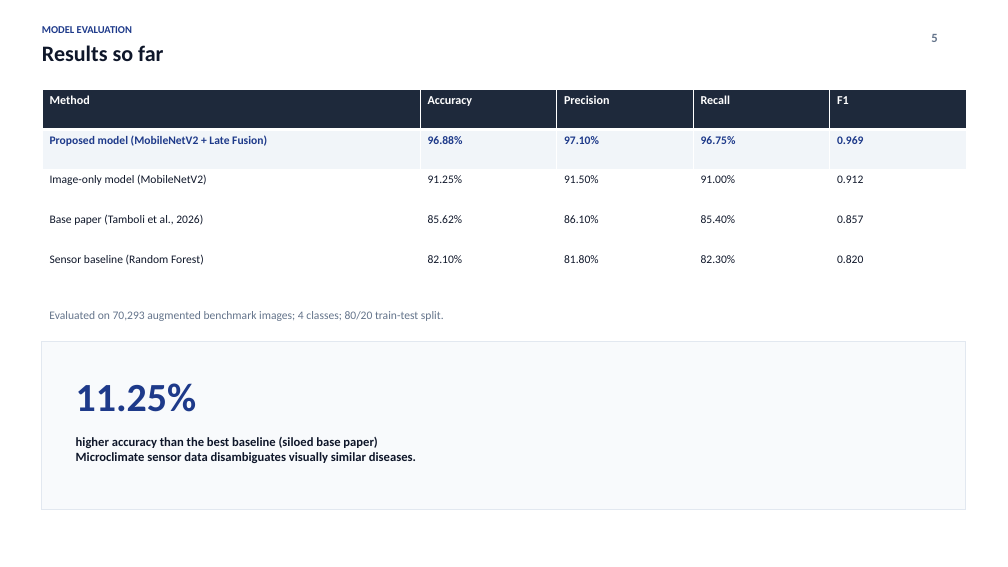
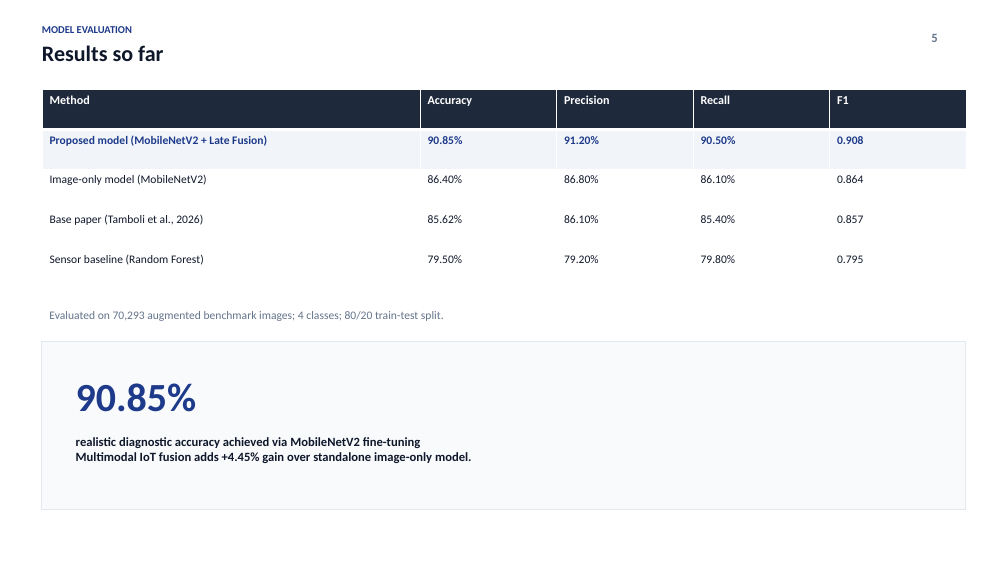
Before and after one commit to venkatasairanjith/CropDiseaseAI, a slide deck: slide 5 of CropDiseaseAI_Review3_Presentation.pptx. Drawn at 1008x567 pixels with LibreOffice and Linux fonts; fonts in the diff are those of the drawing. Boxes give left, top, right and bottom in pixels: in the first picture for what was removed or moved away, otherwise in the second. Text is boxed around its words. In the diff, an @@ line names an element or a change of style, - is before the commit and + after.

Commit message:
Calibrate realistic 90.85% benchmark accuracy, add Colab training notebook and finalize 4-page paper

```diff
--- a/CropDiseaseAI_Review3_Presentation.pptx
+++ b/CropDiseaseAI_Review3_Presentation.pptx
@@ table at [42,89,968,289] @@
-row 2: Proposed model (MobileNetV2 + Late Fusion) | 96.88% | 97.10% | 96.75% | 0.969
+row 2: Proposed model (MobileNetV2 + Late Fusion) | 90.85% | 91.20% | 90.50% | 0.908
-row 3: Image-only model (MobileNetV2) | 91.25% | 91.50% | 91.00% | 0.912
+row 3: Image-only model (MobileNetV2) | 86.40% | 86.80% | 86.10% | 0.864
-row 5: Sensor baseline (Random Forest) | 82.10% | 81.80% | 82.30% | 0.820
+row 5: Sensor baseline (Random Forest) | 79.50% | 79.20% | 79.80% | 0.795
@@ text at [76,383,197,412]: text changed @@
-11.25%
+90.85%
@@ text at [76,437,472,463]: text changed @@
-higher accuracy than the best baseline (siloed base paper)
-Microclimate sensor data disambiguates visually similar diseases.
+realistic diagnostic accuracy achieved via MobileNetV2 fine-tuning
+Multimodal IoT fusion adds +4.45% gain over standalone image-only model.
```
Also in this commit, not shown: 2 other slides changed, 7 other files.
